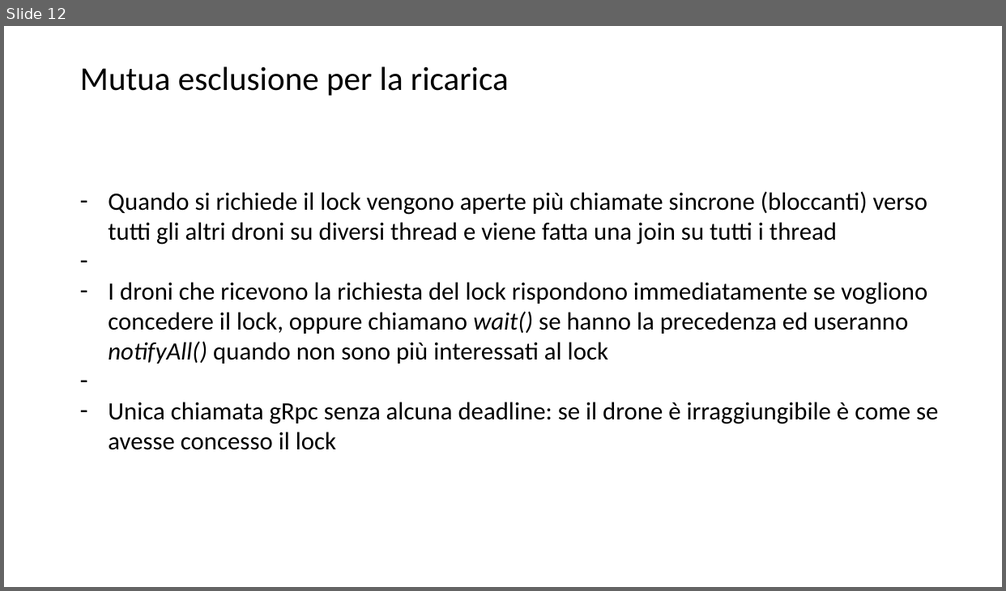
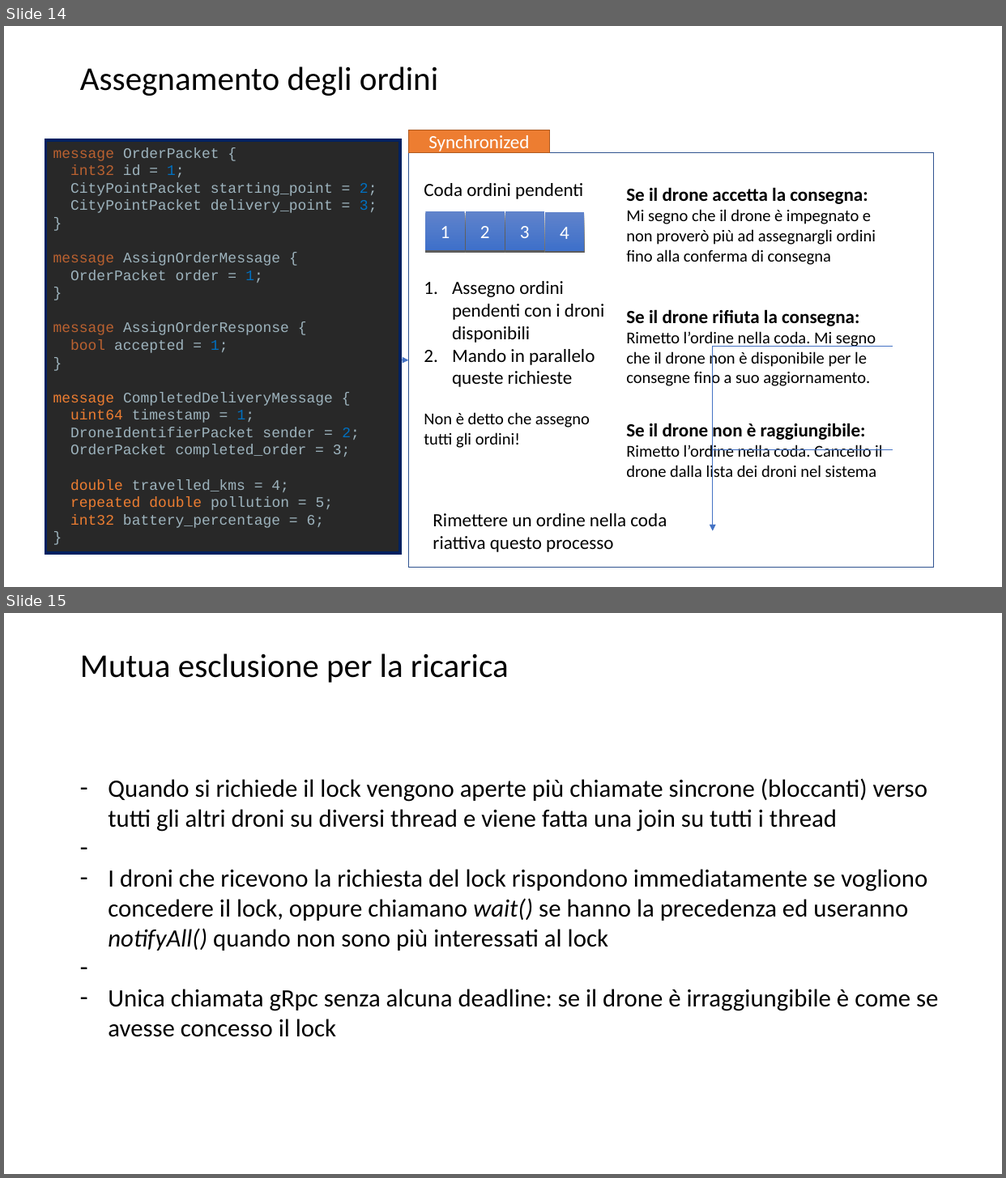
Before and after one commit to mrkct/dronazon, a slide deck: assets/Presentazione.odp. Shown one above the other, each under a label of ours: slide 12 before the commit, slides 14 and 15 after it. The pictures are 1006x591 and 1006x1178 pixels, drawn with LibreOffice and Linux fonts; fonts in the diff are those of the drawing; grey boxes stand for pictures. Boxes give left, top, right and bottom in pixels: in the first picture for what was removed or moved away, otherwise in the second. Text is boxed around its words. In the diff, an @@ line names an element or a change of style, - is before the commit and + after.

Commit message:
Meta: Updated presentation with protobuf messages

```diff
--- a/assets/Presentazione.odp
+++ b/assets/Presentazione.odp
@@ slide 14 added at box(4, 26, 1002, 587), background #FFFFFF @@
@@ title added at box(80, 66, 438, 96), 32 pt, text #000000 @@
+Assegnamento degli ordini
@@ rectangle added at box(46, 139, 400, 553), fill #282828, outline #002060 3 pt, 14 pt, text #9DB3BD @@
+message OrderPacket {
+int32 id = 1;
+CityPointPacket starting_point = 2;
+CityPointPacket delivery_point = 3;
+}
+message AssignOrderMessage {
+OrderPacket order = 1;
+}
+message AssignOrderResponse {
+bool accepted = 1;
+}
+message CompletedDeliveryMessage {
+uint64 timestamp = 1;
+DroneIdentifierPacket sender = 2;
+OrderPacket completed_order = 3;
+double travelled_kms = 4;
+repeated double pollution = 5;
+int32 battery_percentage = 6;
+}
@@ freeform shape added at box(408, 130, 550, 152), fill #ED7D31, outline #AE5A21 0.99 pt, 18 pt, text #FFFFFF @@
+Synchronized
@@ freeform shape added at box(408, 153, 933, 568), outline #2F528F 0.99 pt @@
@@ text added at box(626, 187, 876, 265), 16 pt, text #000000 @@
+Se il drone accetta la consegna:
+Mi segno che il drone è impegnato e non proverò più ad assegnargli ordini fino alla conferma di consegna
@@ group added at box(424, 183, 584, 251): 4 freeform shapes, 1 text @@
+Coda ordini pendenti
+1
+2
+3
+4
@@ text added at box(424, 281, 604, 448), 18 pt, text #000000 @@
+1. Assegno ordini pendenti con i droni disponibili
+2. Mando in parallelo queste richieste
+Non è detto che assegno tutti gli ordini!
@@ text added at box(626, 310, 876, 388), 16 pt, text #000000 @@
+Se il drone rifiuta la consegna:
+Rimetto l’ordine nella coda. Mi segno che il drone non è disponibile per le consegne fino a suo aggiornamento.
@@ arrow added from (350, 358) to (408, 361), #4472C4 0.51 pt @@
@@ elbow arrow added from (893, 347) to (713, 531), #4472C4 0.51 pt @@
@@ text added at box(626, 420, 882, 482), 16 pt, text #000000 @@
+Se il drone non è raggiungibile:
+Rimetto l’ordine nella coda. Cancello il drone dalla lista dei droni nel sistema
@@ elbow arrow added from (893, 450) to (713, 531), #4472C4 0.51 pt @@
@@ text added at box(432, 514, 667, 552), 18 pt, text #000000 @@
+Rimettere un ordine nella coda riattiva questo processo
@@ what was slide 12 is now slide 15 @@
```
Also in this commit, not shown: 2 slides changed, 3 other slides added, 1 slide removed, 1 other file.
